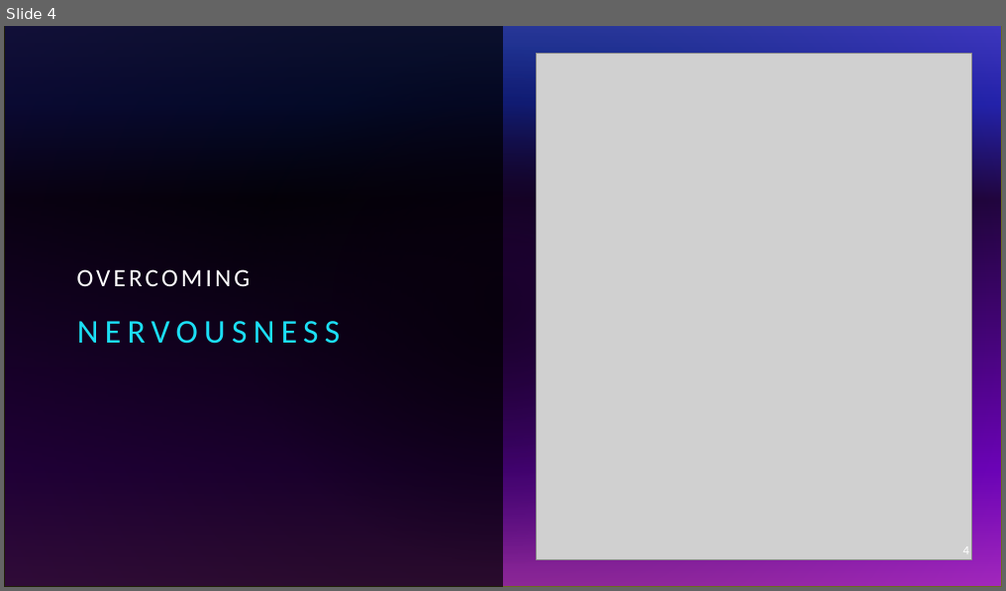
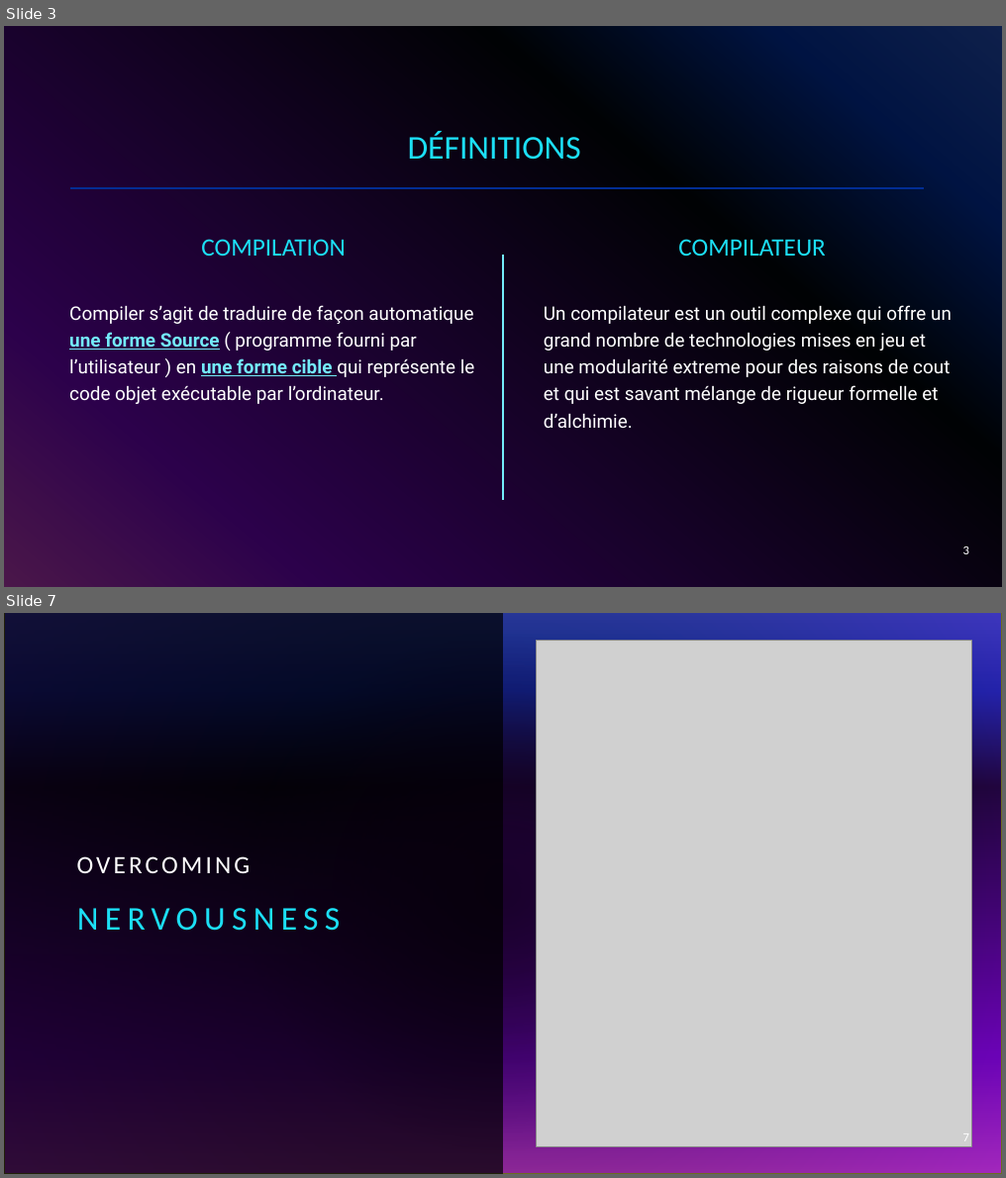
Before and after one commit to Firasss000/TLC, a slide deck: Theorie des langages.pptx. Shown one above the other, each under a label of ours: slide 4 before the commit, slides 3 and 7 after it; the slides between them are not shown. The pictures are 1006x591 and 1006x1178 pixels, drawn with LibreOffice and Linux fonts; fonts in the diff are those of the drawing; grey boxes stand for pictures. Boxes give left, top, right and bottom in pixels: in the first picture for what was removed or moved away, otherwise in the second. Text is boxed around its words. In the diff, an @@ line names an element or a change of style, - is before the commit and + after.

```diff
--- a/Theorie des langages.pptx
+++ b/Theorie des langages.pptx
@@ slide 3 added at bbox=[4, 26, 1002, 587], background gradient #316CFC to #0343DF to #02090E to #9405FC to #FC4EFB @@
@@ rectangle added at bbox=[4, 26, 1002, 587], fill #000000 at 70% opacity @@
@@ title added at bbox=[408, 132, 581, 160], 32 pt, text #1CDFF5 @@
+DÉFINITIONS
@@ line added from (70, 188) to (925, 188), #9405FC 2 pt @@
@@ text added at bbox=[201, 239, 346, 256], 24 pt, text #1CDFF5 @@
+COMPILATION
@@ line added from (503, 255) to (503, 500), #73EBF9 1.5 pt @@
@@ text added at bbox=[678, 239, 825, 256], 24 pt, text #1CDFF5 @@
+COMPILATEUR
@@ text added at bbox=[69, 305, 475, 404], 18 pt, text #FFFFFF @@
+Compiler s’agit de traduire de façon automatique une forme Source ( programme fourni par l’utilisateur ) en une forme cible qui représente le code objet exécutable par l’ordinateur.
@@ text added at bbox=[544, 305, 951, 428], 18 pt, text #FFFFFF @@
+Un compilateur est un outil complexe qui offre un grand nombre de technologies mises en jeu et une modularité extreme pour des raisons de cout et qui est savant mélange de rigueur formelle et d’alchimie.
@@ page number added at bbox=[963, 547, 969, 555], 12 pt, text #FFFFFF @@
+3
@@ what was slide 4 is now slide 7 @@
@@ page number at bbox=[963, 1134, 969, 1140]: text changed @@
-4
+7
```
Also in this commit, not shown: 17 other slides added, 8 slides removed.
